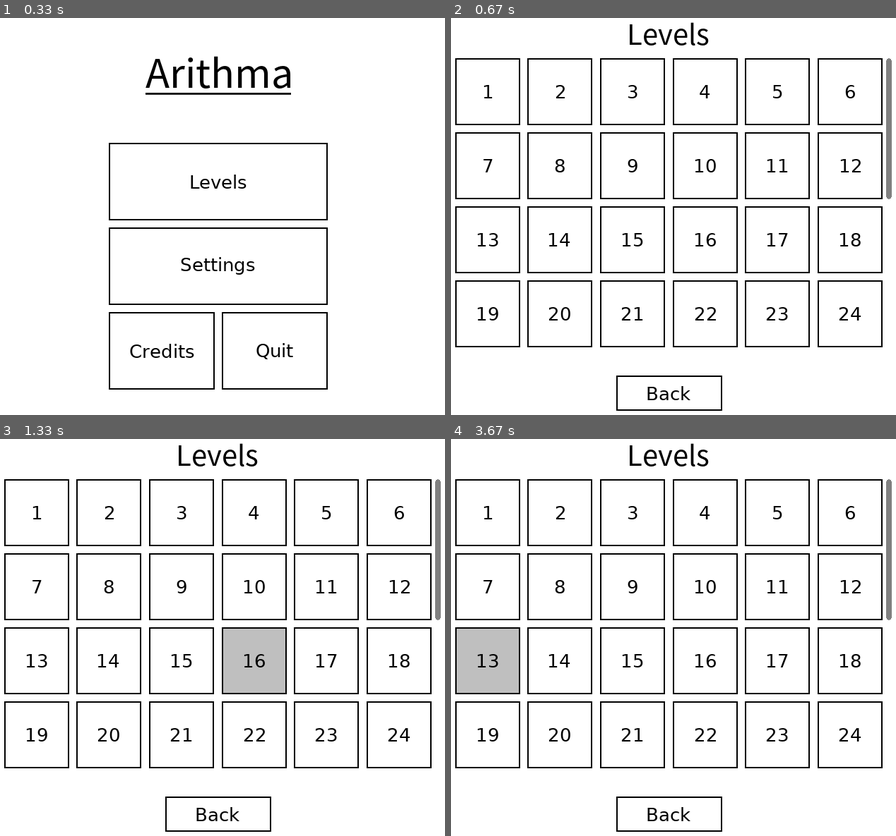
Above: before the commit, frames 1-4 (two rows, left to right).
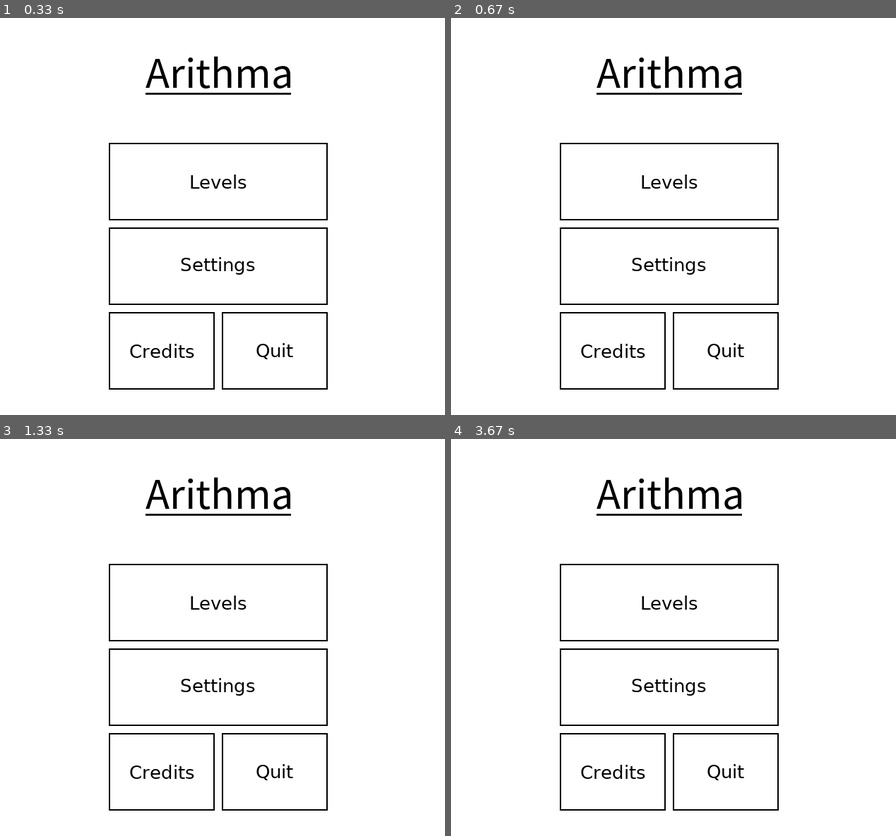
Above: after the commit, the same moments.

Repository: rschwa6308/Pygame-App-Framework
Game: pygame game, started from src/ArithmaRemake.py
Two runs of this game, one before a commit and one after it. Both use one fixed random seed, a clock stepped at 60 frames per second and the inputs below.
Inputs (mouse positions are in pixels of both pictures, inside the frame that each line leads up to):
- Up to frame 1 (0.33 s): no input
- Up to frame 2 (0.67 s): press the mouse at (669, 204) at 0.37 s; move the mouse to (580, 180) at 0.47 s; release the mouse at (495, 160) at 0.6 s
- Up to frame 3 (1.33 s): press the mouse at (218, 625) at 0.7 s; move the mouse to (249, 653) at 0.8 s; release the mouse at (284, 681) at 0.93 s; press the mouse at (218, 625) at 1.03 s; move the mouse to (249, 633) at 1.13 s; release the mouse at (280, 645) at 1.27 s
- Up to frame 4 (3.67 s): move the mouse to (740, 629) at 1.5 s; click (740, 629) at 1.67 s; move the mouse to (669, 454) at 1.97 s; press the mouse at (669, 454) at 2 s; move the mouse to (642, 581) at 2.1 s; release the mouse at (615, 712) at 2.23 s; press the mouse at (669, 812) at 2.63 s; move the mouse to (562, 724) at 2.73 s; release the mouse at (459, 633) at 2.87 s; press the mouse at (669, 625) at 3.23 s; move the mouse to (620, 708) at 3.33 s; release the mouse at (571, 796) at 3.47 s

Frame 1 is identical in both runs. In frame 2, 10% of the frame differs, in the area x 0-100%, y 1-99%; in frame 3, 12%; in frame 4, 12%.

Commit message:
scrollview event handling improvements

Diff:
--- a/src/app.py
+++ b/src/app.py
@@ -1,10 +1,14 @@
+import os
 import pygame
 
 from view import View
 from gridview import GridView
 from button import Button
 from text import Text
+from image import Image
 from hoster import Hoster
+from colors import *
+from util import MOUSE_POS_EVENT_TYPES
 
 
 class App:
@@ -48,6 +52,8 @@
                     self.update_screen()
                 else:
                     # pass all other events down to the hoster
+                    if event.type in MOUSE_POS_EVENT_TYPES:
+                        event.abs_pos = event.pos
                     self.hoster.process_event(event)
 
             if self.rerender_on_next_frame:
--- a/src/scrollview.py
+++ b/src/scrollview.py
@@ -68,7 +68,15 @@
                         self.scroll_area[i] = min(self.scroll_area[i], 1 - self.scroll_area[2+i])
 
                 if self.scroll_area != old_scroll_area:
+                    # flag as processed (prevents double-scrolling)
                     event.flags.append("SCROLL_PROCESSED")
+                    # post a mouse-motion event to trigger a re-run of child hover calculation on the next frame
+                    if self.cursor_abs_pos_cache is not None:
+                        pygame.event.post(pygame.event.Event(
+                            pygame.MOUSEMOTION,
+                            pos=self.cursor_abs_pos_cache,
+                            rel=(0, 0),
+                        ))
                     self.run_hook("TRIGGER_RERENDER")
 
     def render_onto(
--- a/src/test.py
+++ b/src/test.py
@@ -42,7 +42,6 @@
                 Button(bg_color=RED, dest=(0.4, 0.1, 0.2, 0.2), text="!", on_click=lambda s, e: print("HI")),
                 View(bg_color=BLUE, dest=(0.4, 0.4, 0.2, 0.2)),
                 View(bg_color=MAGENTA, dest=(0.8, 0.6, 0.2, 0.2)),
-                # TODO: currently testing deeply nested scrollview event behavior
                 ScrollView(
                     border_width=1,
                     dest=(0.4, 0.7, 0.3, 0.2),
@@ -79,8 +78,8 @@
         border_radius=20,
         on_click=lambda self, event: self.run_hook("NAVIGATE_TO", self.nav_target),
         margins=(5,)*4,
-        # aspect_ratio=1,
-        abs_size=(200, 100),
+        aspect_ratio=2,
+        # abs_size=(200, 100),
         # scale_mode="CONTAIN"
     )
     for x, level in enumerate(level_screens)
@@ -118,11 +117,13 @@
 
 
 # TODO:
-#   - view fixed aspect ratio
-#   - view min/max width/height
-#   - view padding
-#   - ListView? (maybe not necessary since list comprehension works so well)
-#   - better support of TRANSPARENT backgrounds
-#   - optionally different ScrollView behavior where children size matches parent's siblings (aunts/uncles ?)
-#     (sort of breaks the whole paradigm so maybe not)
-#   - click+drag scroll bars (might be hard since currently no support for click+drag anywhere)
+#   [✓] View fixed aspect ratio
+#   [✓] View exact width/height
+#   [ ] View min/max width/height
+#   [ ] View padding
+#   [ ] ListView? (maybe not necessary since list comprehension works so well)
+#   [ ] better support of TRANSPARENT backgrounds
+#   [ ] optionally different ScrollView behavior where children size matches parent's siblings (aunts/uncles ?)
+#       (sort of breaks the whole paradigm so maybe not)
+#   [ ] click+drag scroll bars (might be hard since currently no support for click+drag anywhere)
+#   [✓] better support for nested ScrollViews
--- a/src/util.py
+++ b/src/util.py
@@ -1,3 +1,4 @@
+import pygame
 
 
 # Functions take `src_size` and `region_size` and return `target_size`
@@ -15,3 +16,10 @@
     "COVER": lambda src, reg:
         (round(src[0] * (r := max(reg[0] / src[0], reg[1] / src[1]))), round(src[1] * r)),
 }
+
+
+MOUSE_POS_EVENT_TYPES = (
+    pygame.MOUSEMOTION,
+    pygame.MOUSEBUTTONDOWN,
+    pygame.MOUSEBUTTONUP,
+)
--- a/src/view.py
+++ b/src/view.py
@@ -4,7 +4,7 @@
 
 from component import Component
 from colors import *
-from util import SCALE_MODES
+from util import SCALE_MODES, MOUSE_POS_EVENT_TYPES
 
 
 class View(Component):
@@ -77,8 +77,11 @@
         self.hover_child = None
         self.press_child = None
 
-        # TODO: maybe repalce this with a Rect representing collision area
         self.collision_offset = [0, 0]
+        self.collision_rect = None
+
+        self.cursor_pos_cache = None
+        self.cursor_abs_pos_cache = None
 
     def render_children_onto(self, surf, region=None):
         if region is None:
@@ -145,8 +148,7 @@
             *target_size
         )
 
-        self.collision_offset[0] += region.left - draw_region.left
-        self.collision_offset[1] += region.top - draw_region.top
+        self.collision_rect = draw_region.copy()
 
         if self.border_width > 0:
             pygame.draw.rect(                           # fill background
@@ -169,15 +171,20 @@
 
     def process_event(self, event):
         # Handle all mouse events (excluding scroll wheel - see https://github.com/pygame/pygame/issues/682)
-        if event.type in (
-            pygame.MOUSEMOTION,
-            pygame.MOUSEBUTTONDOWN,
-            pygame.MOUSEBUTTONUP,
-        ):
+        if event.type in MOUSE_POS_EVENT_TYPES:
+            self.cursor_pos_cache = event.pos
+            self.cursor_abs_pos_cache = event.abs_pos
+
             new_hover_child = None
 
             # find new hover child
-            for child, region in self.child_regions_cache:
+            # for child, region in self.child_regions_cache:
+            for child in self.children:
+                region = child.collision_rect
+
+                if region is None:  # skip child if it has not yet been rendered
+                    continue
+
                 adjusted_pos = (
                     event.pos[0] + self.collision_offset[0],
                     event.pos[1] + self.collision_offset[1]
